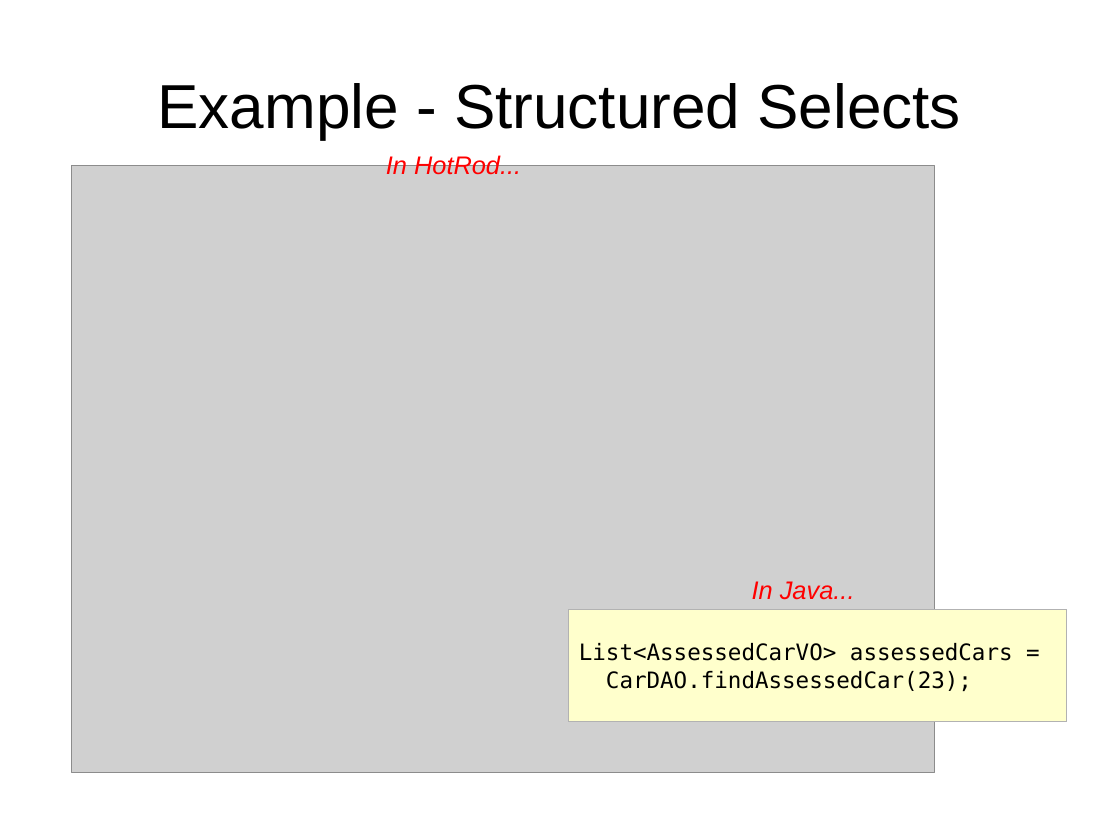
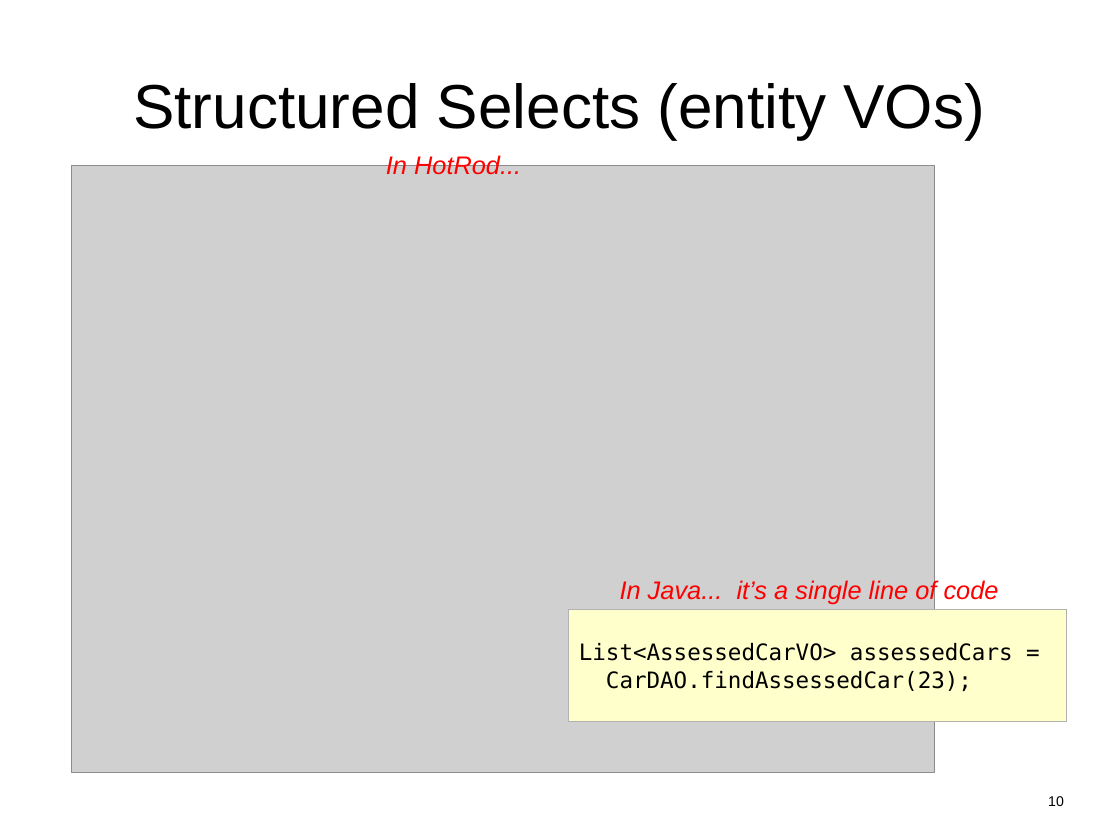
Before and after one commit to hotrodorm/hotrod, a slide deck: slide 10 of hotrod/docs/hotrod-2.0-overview.odp. Drawn at 1120x840 pixels with LibreOffice and Linux fonts; fonts in the diff are those of the drawing; grey boxes stand for pictures. Boxes give left, top, right and bottom in pixels: in the first picture for what was removed or moved away, otherwise in the second. Text is boxed around its words. In the diff, an @@ line names an element or a change of style, - is before the commit and + after.

```diff
--- a/hotrod/docs/hotrod-2.0-overview.odp
+++ b/hotrod/docs/hotrod-2.0-overview.odp
@@ title at (133,83,985,139): text changed @@
-Example - Structured Selects
+Structured Selects (entity VOs)
@@ text added at (620,578,999,604), 18 pt, text #FF0000, italic @@
+In Java... it’s a single line of code
@@ text removed at (752,581,855,600) @@
-In Java...
@@ page number added at (1048,796,1064,806), 10 pt, text #000000 @@
+10
```
Also in this commit, not shown: 10 other slides changed, 3 other files.
